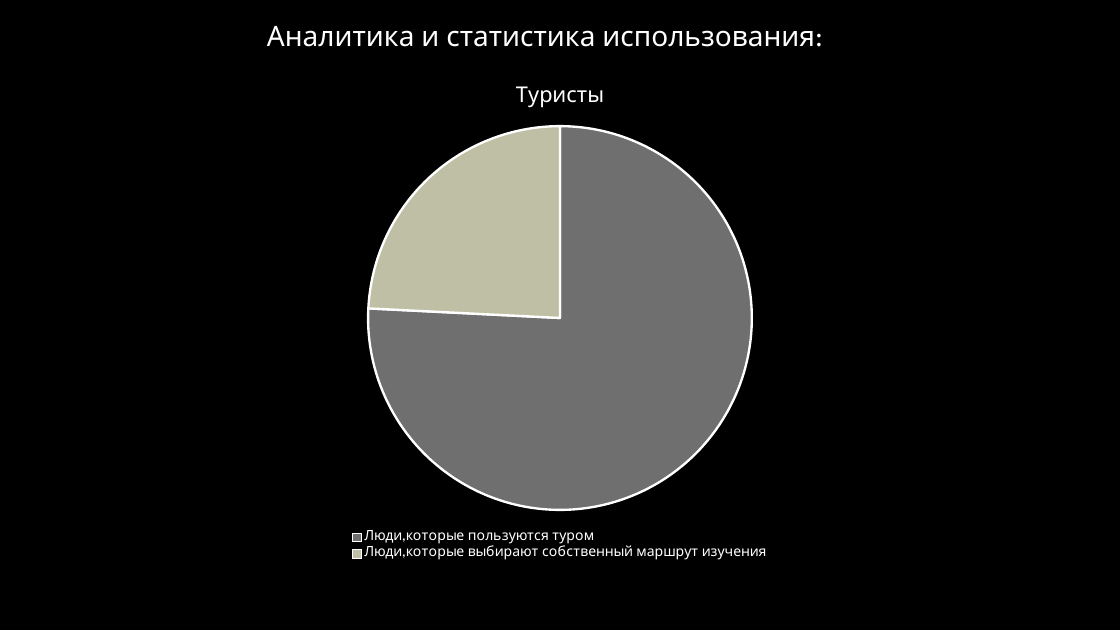
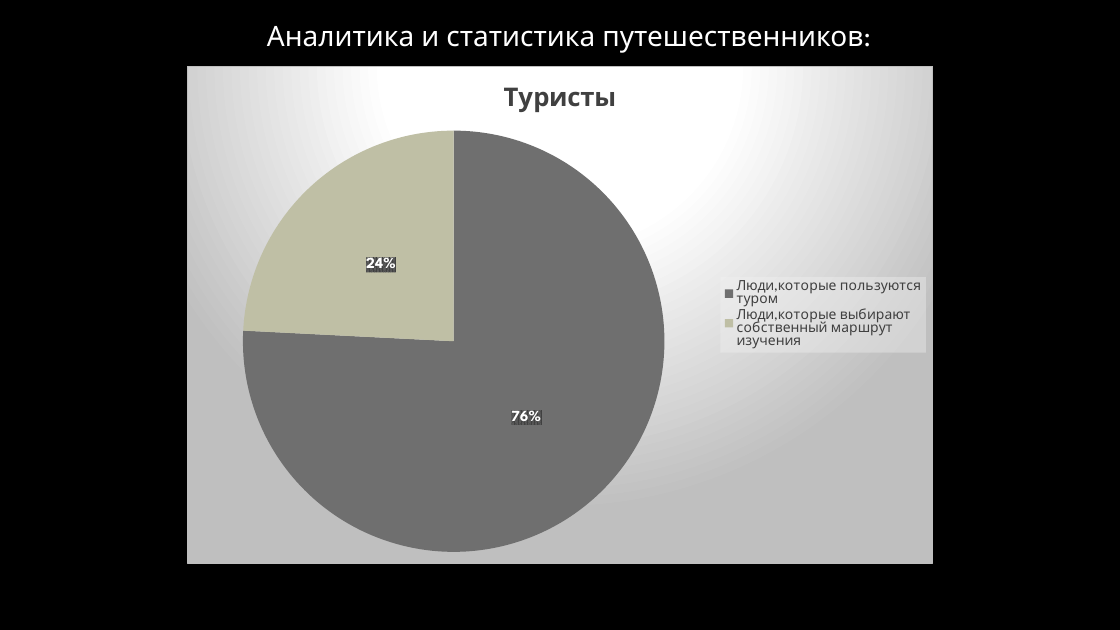
Before and after one commit to Ka1k0/myproject, a slide deck: slide 4 of СервисМечты.pptx. Drawn at 1120x630 pixels with LibreOffice and Linux fonts; fonts in the diff are those of the drawing; background and template pictures are left out. Boxes give left, top, right and bottom in pixels: in the first picture for what was removed or moved away, otherwise in the second. Text is boxed around its words. In the diff, an @@ line names an element or a change of style, - is before the commit and + after.

```diff
--- a/СервисМечты.pptx
+++ b/СервисМечты.pptx
@@ text at (267,26,863,53): text changed @@
-Аналитика и статистика использования:
+Аналитика и статистика путешественников:
@@ pie chart at (187,66,933,565) @@
@@ Туристы, Люди,которые пользуются туром: 76 to 75.8 @@
@@ Туристы, Люди,которые выбирают собственный маршрут изучения: 24 to 24.2 @@
@@ data labels of Туристы added @@
@@ legend changed @@
@@ background changed @@
@@ border changed @@
```
Also in this commit, not shown: 1 other slide changed.
